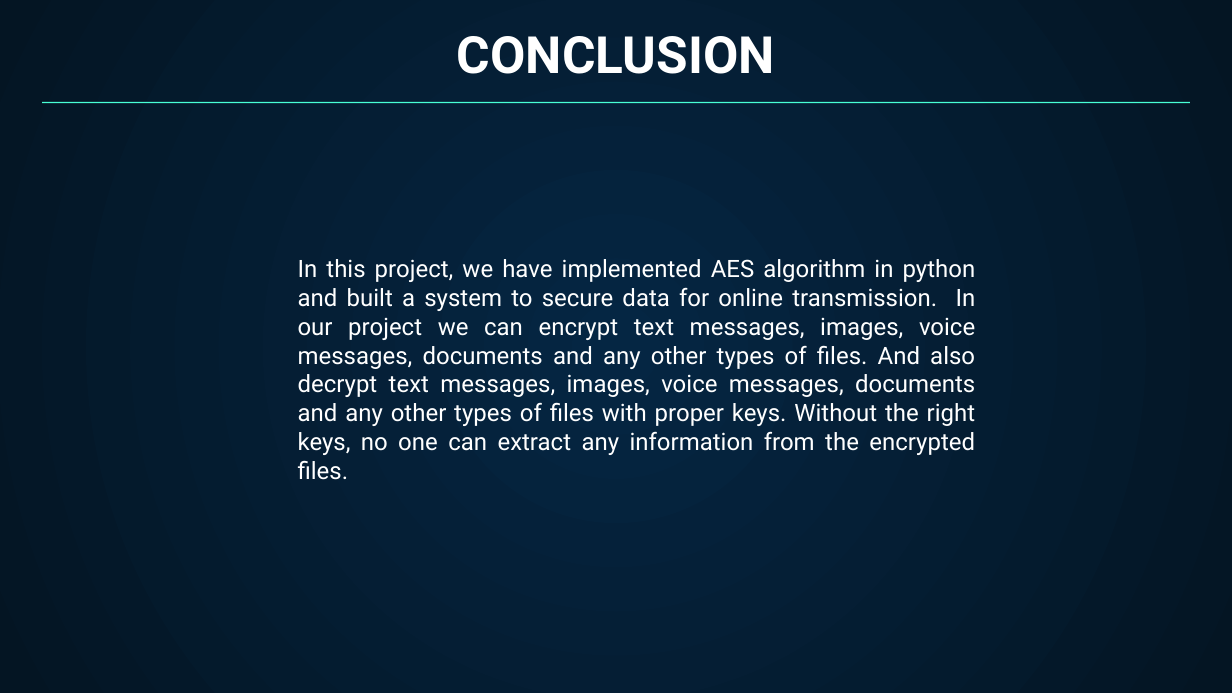
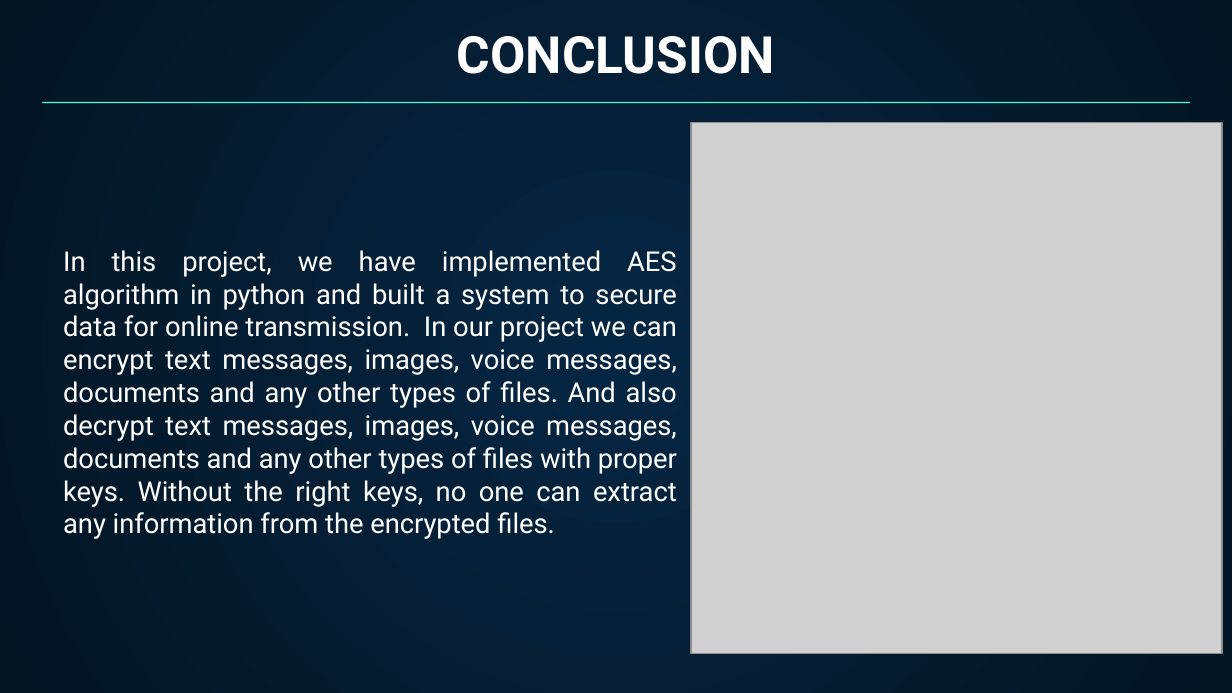
Before and after one commit to Tarequl-islam/Data-Encryption-using-AES, a slide deck: slide 19 of AES Project Presentation.pptx (slide 18 before the commit). Drawn at 1232x693 pixels with LibreOffice and Linux fonts; fonts in the diff are those of the drawing; grey boxes stand for pictures. Boxes give left, top, right and bottom in pixels: in the first picture for what was removed or moved away, otherwise in the second. Text is boxed around its words. In the diff, an @@ line names an element or a change of style, - is before the commit and + after.

```diff
--- a/AES Project Presentation.pptx
+++ b/AES Project Presentation.pptx
@@ picture added at (x1=691, y1=122, x2=1222, y2=653) @@
@@ text "In this project, we have ..." moved from (x1=298, y1=259, x2=976, y2=480) to (x1=63, y1=250, x2=677, y2=539) @@
@@ text "In this project, we have ..." at (x1=63, y1=250, x2=677, y2=539): size 14 to 16 pt @@
```
Also in this commit, not shown: 5 other slides changed, 1 slide added.
